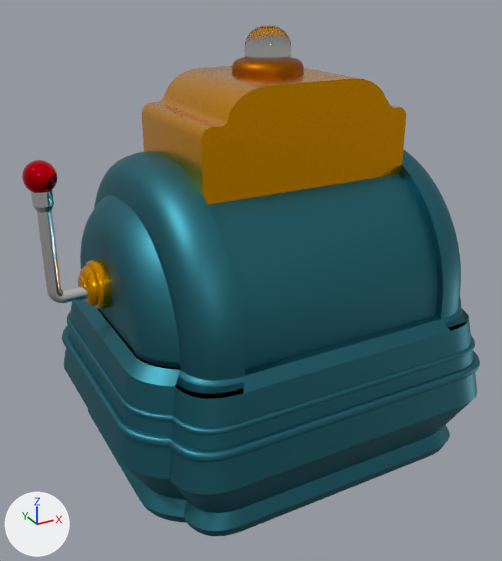
Two versions of the glTF model Machine.glb, one commit apart.
Camera for both pictures: a 50 mm camera at (-1.55, -2.61, 1.43) aimed at (-0.08, 0.06, 0.09). The lights are fixed; the arrows at lower left show +X, +Y and +Z. Where no turn or scale is listed for an object, it has been applied to the vertices. Vertices at the same position are counted once.

The older version as bpy lines, for what is in view:
```python
me_cylinder_014 = bpy.data.meshes.new('Cylinder.014')
me_cylinder_014.from_pydata(...)  # 1152 vertices, 2300 faces; spans x -2.19..4.88, y -1.42..1.42, z -0.46..7.96
me_cylinder_014.materials.append(mat_material_008)  # white #e7e7e7
me_plane_001 = bpy.data.meshes.new('Plane.001')
me_plane_001.from_pydata(...)  # 38317 vertices, 76140 faces; spans x -0.92..0.92, y -0.76..0.91, z -1.64..0.3
# faces by material slot: [8916, 1304, 14292, 30244, 1404, 3668, 16312]
me_plane_001.materials.append(mat_dorado_001)  # orange #ffad00
me_plane_001.materials.append(mat_plateado)  # brown #a45e00
me_plane_001.materials.append(mat_material_003)  # orange #ffad00
me_plane_001.materials.append(mat_material_002)  # cyan #347986
me_plane_001.materials.append(mat_material_006)  # white #e7e7e7
me_plane_001.materials.append(mat_dorado)  # orange #ffad00
me_plane_001.materials.append(mat_dorado_002)  # orange #ffad00
me_sphere_002 = bpy.data.meshes.new('Sphere.002')
me_sphere_002.from_pydata(...)  # a UV sphere (32 segments, 16 rings, poles along z) spanning x -1.0..1.0, y -1.0..1.0, z -1.0..1.0
me_sphere_002.materials.append(mat_material_007)  # red #e7001a
ob_cylinder_007 = bpy.data.objects.new('Cylinder.007', me_cylinder_014)
ob_cylinder_007.location = (-0.914, 0.03, 0.224)
ob_cylinder_007.rotation_euler = (0.000784, 0.0, -3.142)  # degrees (0, 0, -180)
ob_cylinder_007.scale = (0.0277, 0.0277, 0.0606)
ob_plane_002 = bpy.data.objects.new('Plane.002', me_plane_001)
ob_plane_002.location = (0.0, 0.029, 0.937)
ob_sphere_002 = bpy.data.objects.new('Sphere.002', me_sphere_002)
ob_sphere_002.parent = ob_cylinder_007
ob_sphere_002.location = (3.459, -0.00517, 8.343)
ob_sphere_002.scale = (-2.32, -2.32, -1.06)
```
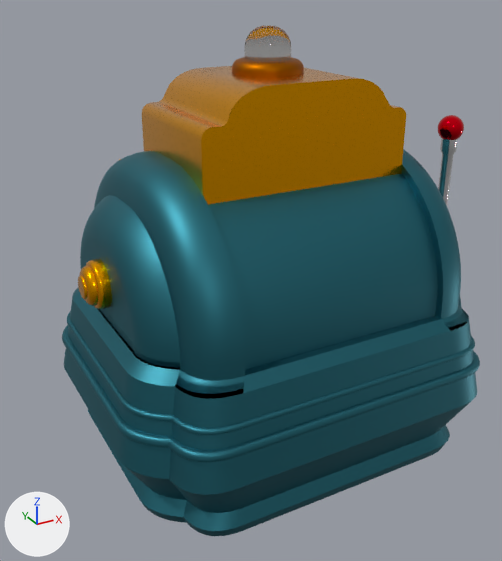
Where the newer file only moved an object's origin or applied its transform, the numbers keep the older frame.

The change in detail:
me_cylinder_014 has 1152 vertices, 2300 faces and spans x -2.19..4.88, y -1.42..1.42, z -0.46..7.96.
me_cylinder_014 is used by ob_cylinder_007; location (-0.914, 0.03, 0.224); rotation (0.000784, 0.0, -3.142), in degrees (0, 0, -180); scale (0.0277, 0.0277, 0.0606).
me_cylinder_014 part 1: the whole mesh is scaled about its middle by (-0.0277, -0.0277, 0.0606), then moved by (-2.3, 0.03, -3.3).
me_sphere_002 has 482 vertices, 960 faces and spans x -1.0..1.0, y -1.0..1.0, z -1.0..1.0.
me_sphere_002 is used by ob_sphere_002; parent ob_cylinder_007; location (3.459, -0.00517, 8.343); scale (-2.32, -2.32, -1.06).
me_sphere_002 part 2: the whole mesh is scaled about its middle by (0.0642, 0.0642, -0.0642), then moved by (-1.01, 0.03, 0.73).
Object 'Cylinder.007' (ob_cylinder_007) moves from (-0.914, 0.03, 0.224) to (0.0, 0.0, 0.0).
Object 'Cylinder.007' (ob_cylinder_007) is rescaled from (0.0277, 0.0277, 0.0606) to (1.0, 1.0, 1.0).
Object 'Sphere.002' (ob_sphere_002) is rescaled from (-2.32, -2.32, -1.06) to (1.0, 1.0, 1.0).
Object 'Sphere.002' (ob_sphere_002) moves from (3.459, -0.00517, 8.343) to (0.0, 0.0, 0.0).

Pixel boxes [x1, y1, x2, y2] of what changed, in the pictures (502 x 561 px):
'Cylinder.007', moved, rescaled
    before: [31, 190, 88, 303]
    after: [438, 138, 458, 205]
'Sphere.002', moved, rescaled (25% narrower, 24% shorter)
    before: [22, 160, 57, 193]
    after: [438, 115, 464, 140]
